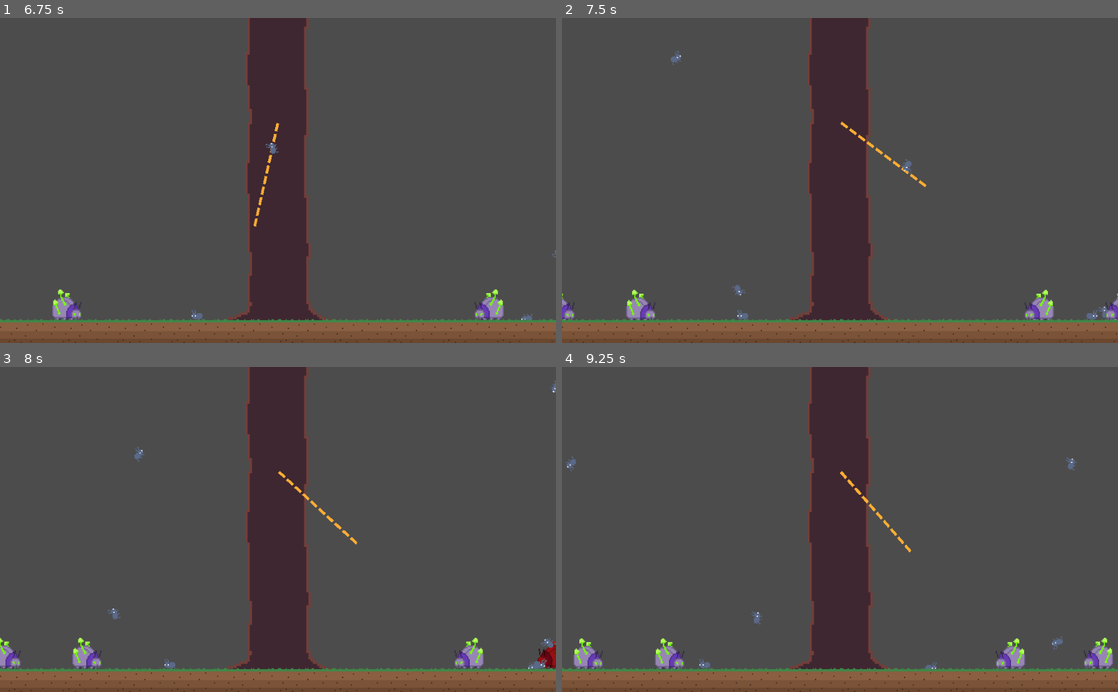
Above: before the commit, frames 1-4 (two rows, left to right).
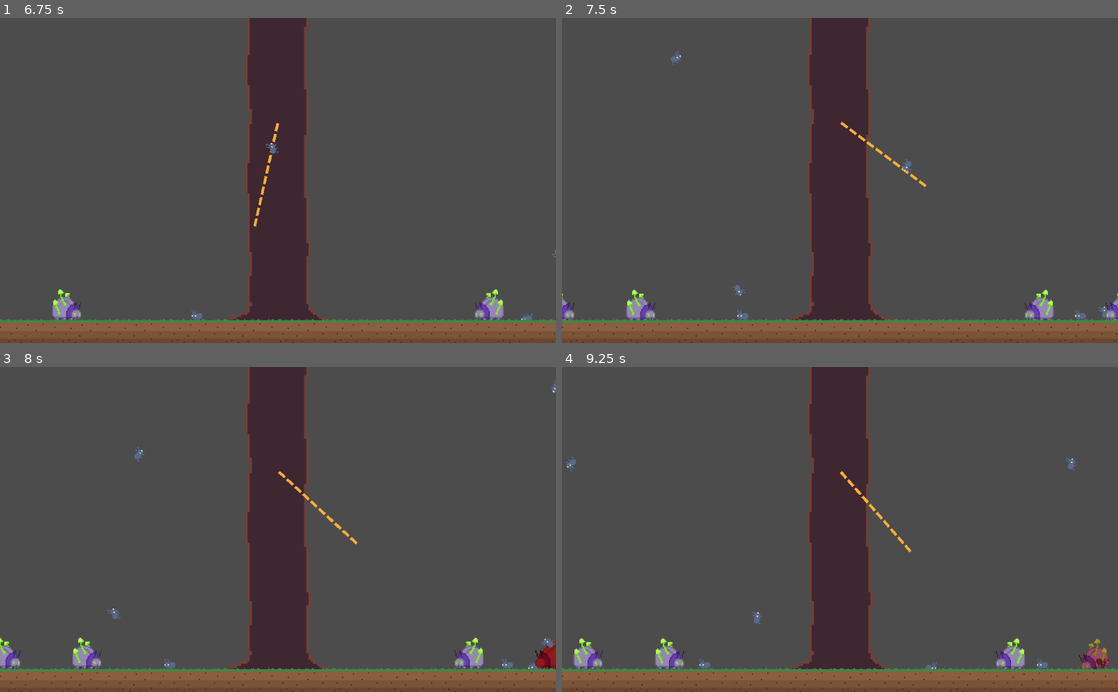
Above: after the commit, the same moments.

Repository: asafigan/game-off-2021
Game: Godot game, scene res://src/BattleField.tscn
Two runs of this game, one before a commit and one after it. Both use one fixed random seed, a clock stepped at 60 frames per second and the inputs below.
Inputs (mouse positions are in pixels of both pictures, inside the frame that each line leads up to):
- Up to frame 1 (6.75 s): tap Enter at 0.5 s; move the mouse to (250, 245) at 0.52 s; click (250, 245) at 0.67 s; tap Space at 1.25 s; drag from (444, 229) to (278, 313) at 1.27 s; move the mouse to (111, 131) at 2.02 s; click (111, 131) at 2.17 s; drag from (305, 180) to (0, 310) at 2.77 s; move the mouse to (194, 99) at 3.52 s; click (194, 99) at 3.67 s; drag from (400, 164) to (38, 313) at 4.27 s; move the mouse to (166, 196) at 5.02 s; click (166, 196) at 5.17 s; drag from (333, 109) to (61, 313) at 5.77 s; move the mouse to (250, 245) at 6.52 s; click (250, 245) at 6.67 s
- Up to frame 2 (7.5 s): drag from (1006, 229) to (1040, 310) at 7.27 s
- Up to frame 3 (8 s): no input
- Up to frame 4 (9.25 s): move the mouse to (673, 480) at 8.02 s; click (673, 480) at 8.17 s; drag from (867, 529) to (1006, 662) at 8.77 s

Frame 1 is identical in both runs. In frame 2, less than 0.1% of the frame differs, in the area x 92-97%, y 89-93%; in frame 3, 0.2%; in frame 4, 0.5%, in the area x 85-100%, y 82-93%.

Commit message:
refactor: :recycle: optimize targeting using WeakRef

Diff:
--- a/src/collisions/Targeting.gd
+++ b/src/collisions/Targeting.gd
@@ -1,7 +1,14 @@
 extends Area2D
 class_name Targeting
 
+var ref: WeakRef
+
 func get_closest_target():
+	if ref:
+		var deref = ref.get_ref()
+		if deref:
+			return deref
+
 	var closest = null
 	var distance = 0
 	for target in get_overlapping_areas():
@@ -10,4 +17,5 @@
 			closest = target
 			distance = target_distance
 
+	ref = weakref(closest)
 	return closest
